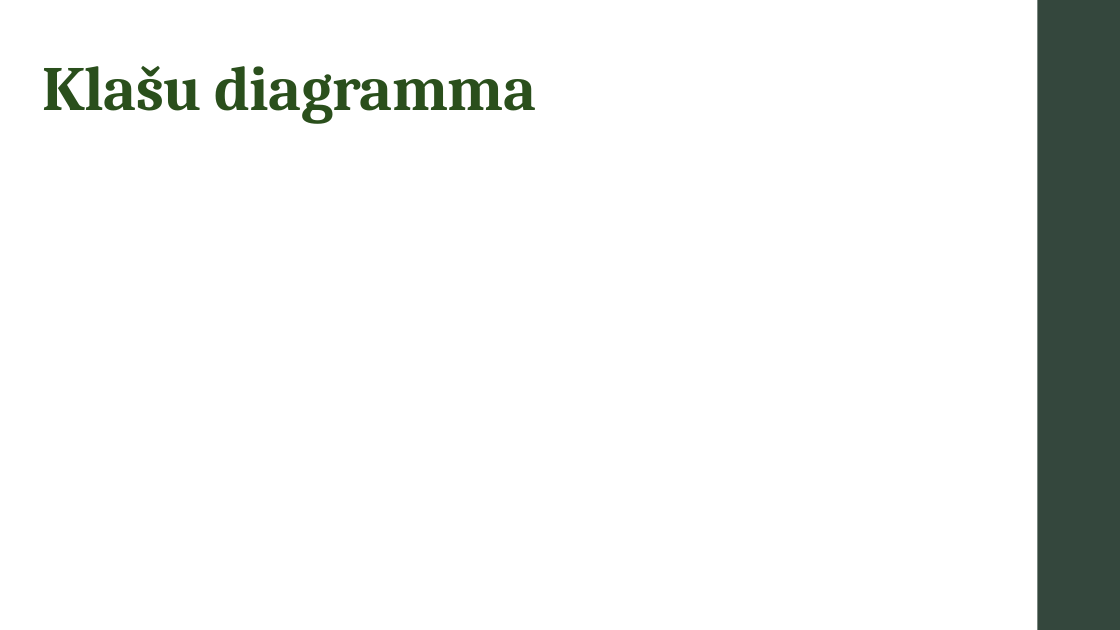
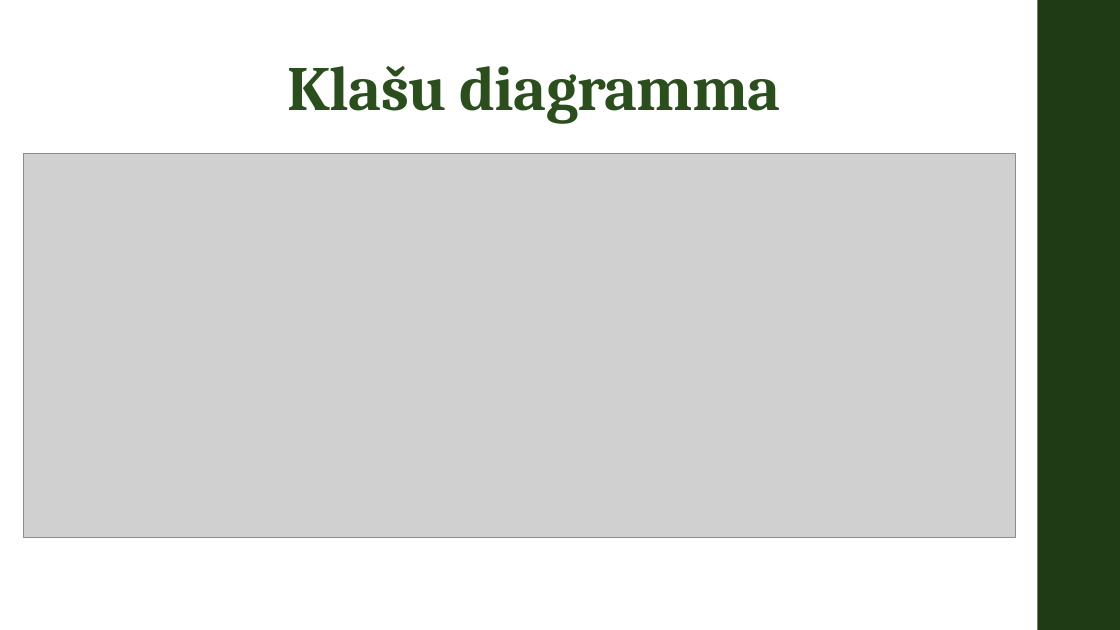
Before and after one commit to klasvill16/PD1_Rulevics, a slide deck: slide 6 of PD1_Prezentacija_Rulevics.pptx (slide 5 before the commit). Drawn at 1120x630 pixels with LibreOffice and Linux fonts; fonts in the diff are those of the drawing; grey boxes stand for pictures. Boxes give left, top, right and bottom in pixels: in the first picture for what was removed or moved away, otherwise in the second. Text is boxed around its words. In the diff, an @@ line names an element or a change of style, - is before the commit and + after.

```diff
--- a/PD1_Prezentacija_Rulevics.pptx
+++ b/PD1_Prezentacija_Rulevics.pptx
@@ title "Klašu diagramma" at bbox=[287, 66, 781, 124]: alignment left to centre @@
@@ rectangle at bbox=[1038, 0, 1120, 630]: fill #34473D to #1F3B15 @@
@@ picture added at bbox=[24, 153, 1015, 537] @@
```
Also in this commit, not shown: 5 other slides changed, 7 slides added, 16 other files.
